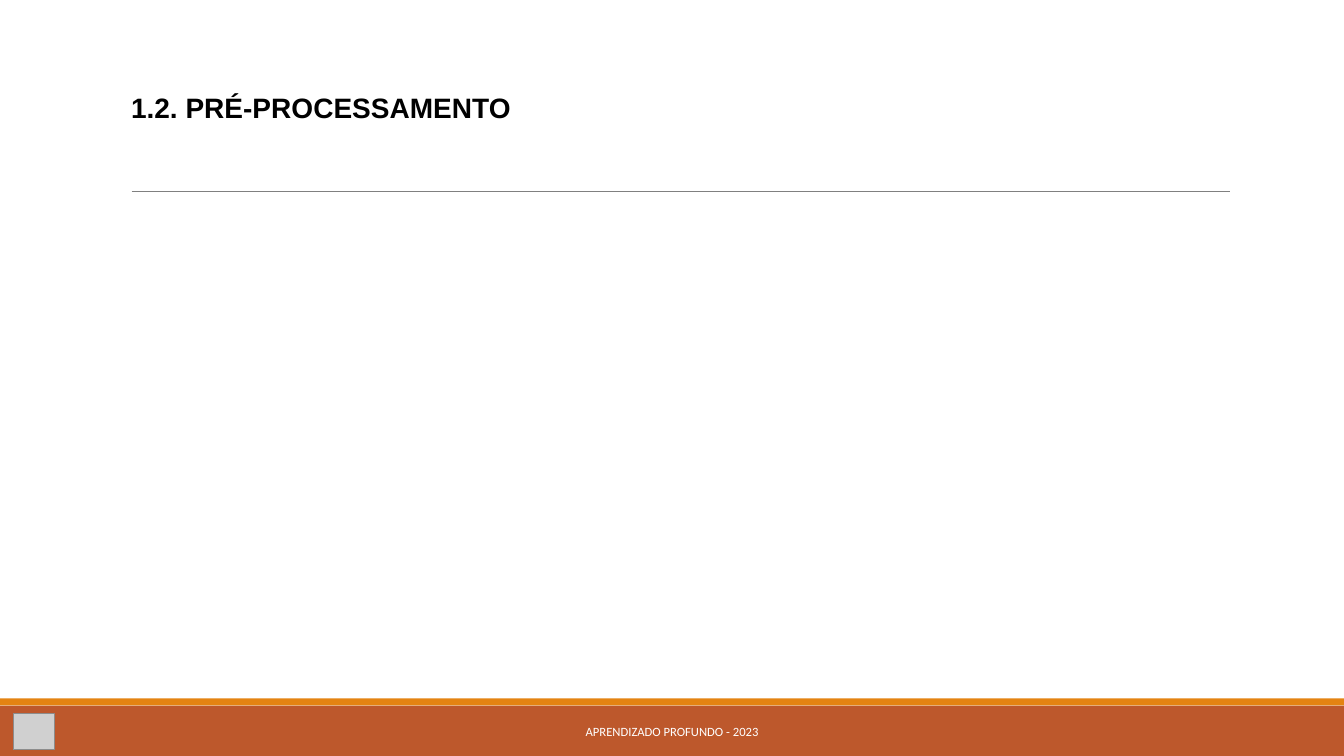
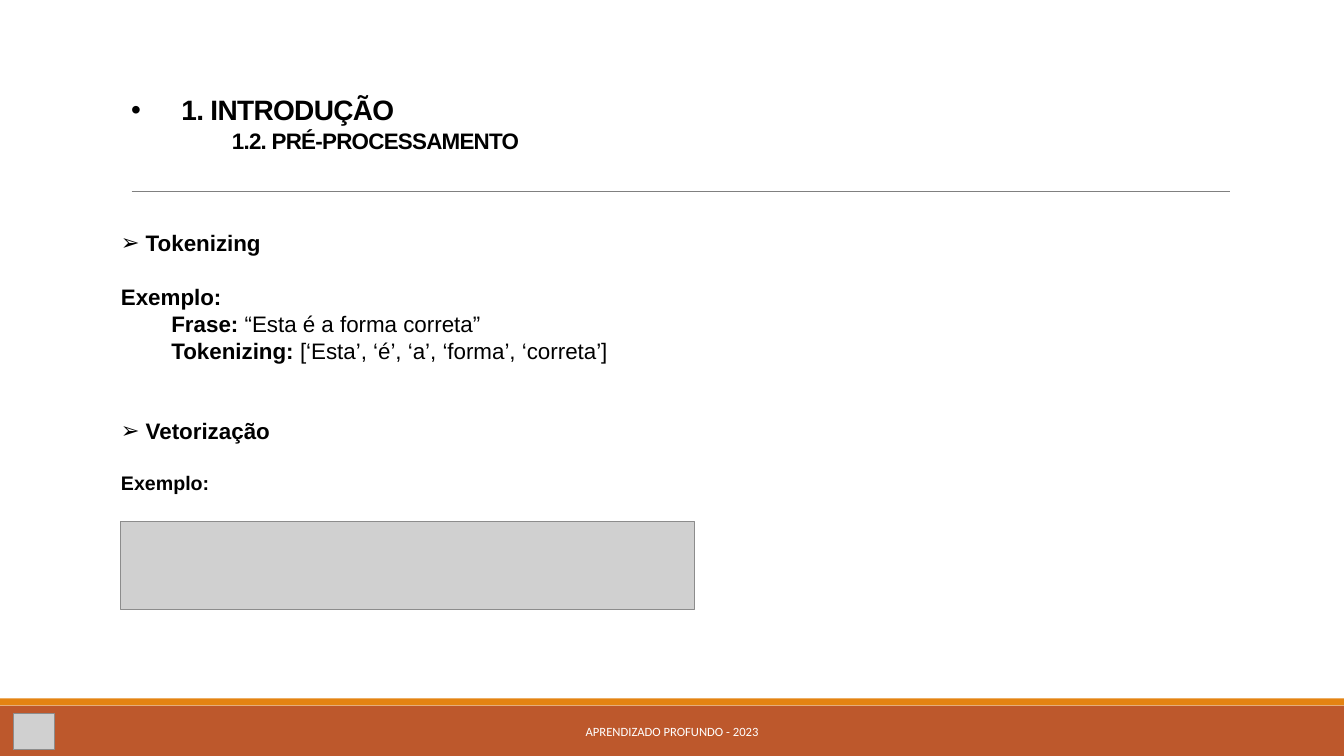
Before and after one commit to kevinsrq/data_augmentation, a slide deck: slide 4 of Apresentação.pptx. Drawn at 1344x756 pixels with LibreOffice and Linux fonts; fonts in the diff are those of the drawing; grey boxes stand for pictures. Boxes give left, top, right and bottom in pixels: in the first picture for what was removed or moved away, otherwise in the second. Text is boxed around its words. In the diff, an @@ line names an element or a change of style, - is before the commit and + after.

```diff
--- a/Apresentação.pptx
+++ b/Apresentação.pptx
@@ title at [181, 98, 519, 150]: text changed; size 20 to 16 pt @@
-1.2. PRÉ-PROCESSAMENTO
+• 1. INTRODUÇÃO
+  1.2. PRÉ-PROCESSAMENTO
@@ text added at [121, 234, 608, 494], 16 pt, text #000000, bold @@
+➢ Tokenizing
+Exemplo:
+Frase: “Esta é a forma correta”
+Tokenizing: [‘Esta’, ‘é’, ‘a’, ‘forma’, ‘correta’]
+➢ Vetorização
+Exemplo:
@@ picture added at [121, 521, 695, 609] @@
```
Also in this commit, not shown: 3 other slides changed, 2 slides added.
